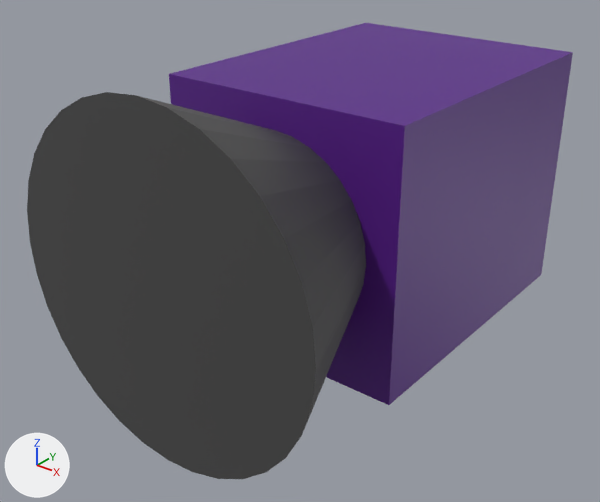
One commit to the COLLADA model models/simple_camera.dae: the scene before it, then after it.
Before and after are seen from a 50 mm lens placed at (0.1387, -0.1199, 0.0988), pointed at (-0.0041, 0.0587, -0.0119). The lights are fixed; the arrows at lower left show +X, +Y and +Z. Where no turn or scale is listed for an object, it has been applied to the vertices.
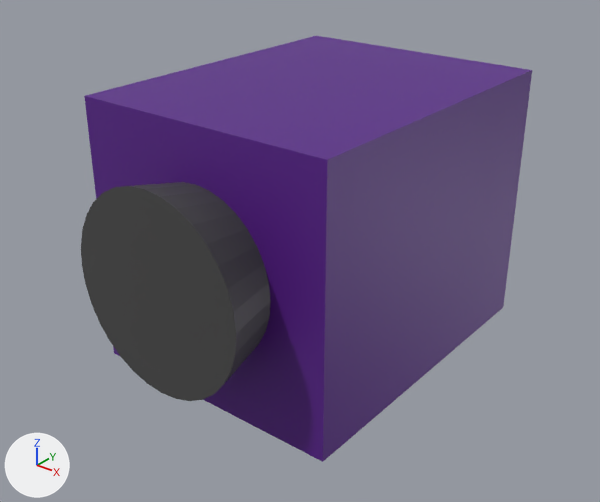
Pixel boxes (x1, y1, x2, y2) of what changed, in the pictures (600 x 502 px):
```json
{"object": "Cube", "change": "moved", "before": [169, 23, 573, 405], "after": [84, 36, 532, 462]}
{"object": "Cone", "change": "rescaled", "before": [27, 92, 366, 479], "after": [81, 182, 271, 401]}
```

Edits to the scene script, one JSON object a line:
```json
{"op": "set", "path": "ob_cube.location", "old": "(0.0, 0.0929, 0.0)", "new": "(0.0, 0.0627, 0.0)"}
{"op": "set", "path": "ob_cone.scale", "old": "(0.05, 0.05, 0.06)", "new": "(0.0273, 0.0282, 0.06)"}
```
